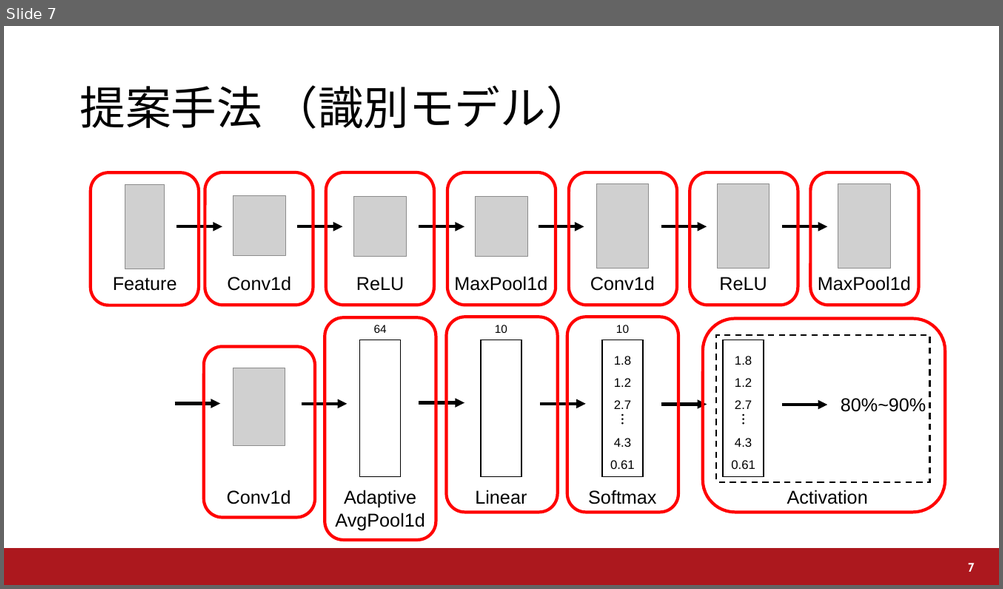
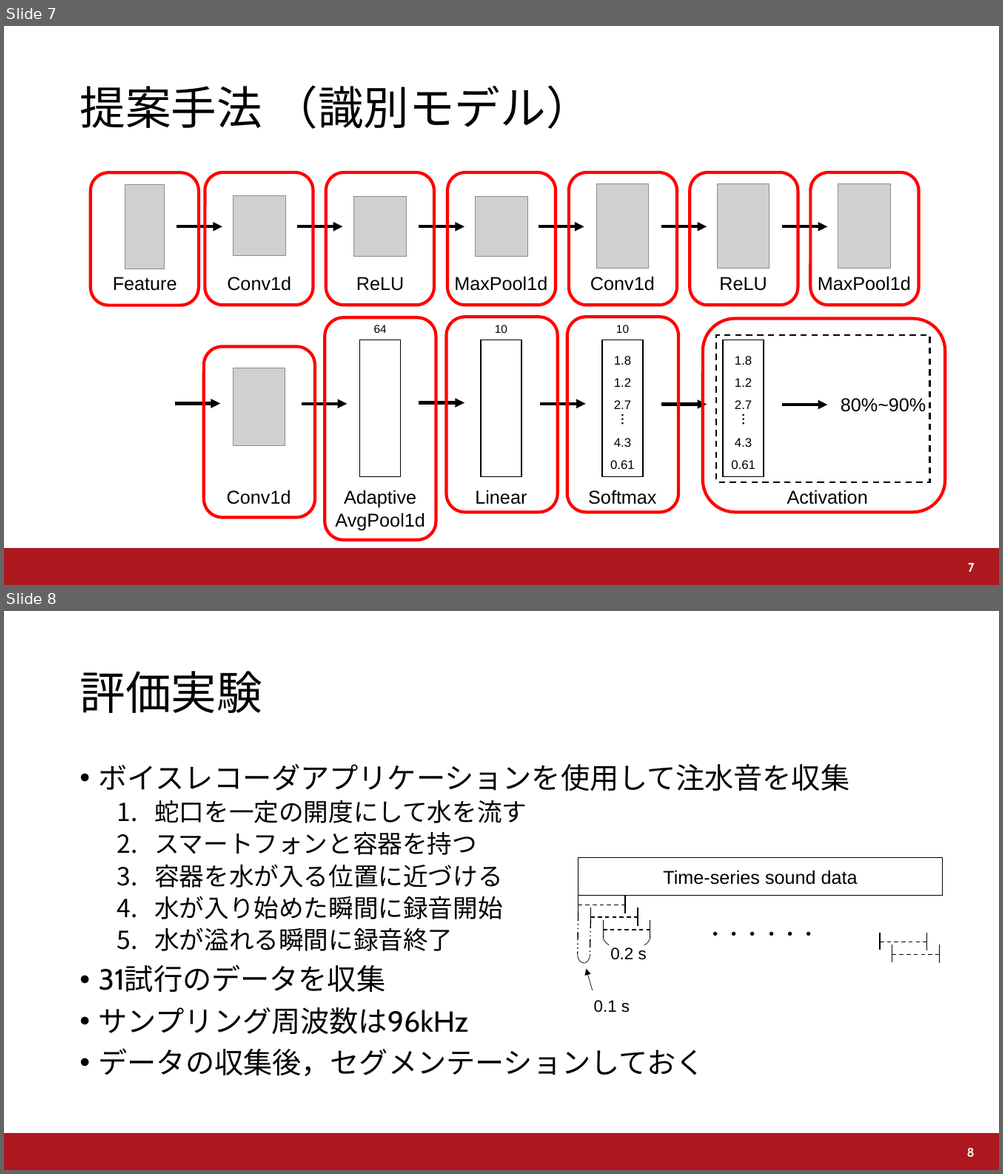
Before and after one commit to a2h1r0/lab, a slide deck: paper/water/UWW2021/UWW2021.pptx. Shown one above the other, each under a label of ours: slide 7 before the commit, slides 7 and 8 after it. The pictures are 1003x589 and 1003x1174 pixels, drawn with LibreOffice and Linux fonts; fonts in the diff are those of the drawing; grey boxes stand for pictures; background and template pictures are left out. Boxes give left, top, right and bottom in pixels: in the first picture for what was removed or moved away, otherwise in the second. Text is boxed around its words. In the diff, an @@ line names an element or a change of style, - is before the commit and + after.

```diff
--- a/paper/water/UWW2021/UWW2021.pptx
+++ b/paper/water/UWW2021/UWW2021.pptx
@@ slide 8 added at (4,611,999,1170), background #FFFFFF; not listed: 1 template element that a slide beside it also shows @@
@@ title added at (79,671,262,713), 44 pt, text #000000 @@
+評価実験
@@ text added at (99,764,850,1076), 28 pt, text #000000 @@
+• ボイスレコーダアプリケーションを使用して注水音を収集
+  1. 蛇口を一定の開度にして水を流す
+  2. スマートフォンと容器を持つ
+  3. 容器を水が入る位置に近づける
+  4. 水が入り始めた瞬間に録音開始
+  5. 水が溢れる瞬間に録音終了
+• 31試行のデータを収集
+• サンプリング周波数は96kHz
+• データの収集後，セグメンテーションしておく
@@ group added at (578,858,942,1013): 17 lines, 3 texts, 3 arc (boxed as its full ellipse)s, 1 rectangle, 1 arrow @@
+Time-series sound data
+・・・・・・
+0.2 s
+0.1 s
@@ page number added at (967,1148,974,1158), 12 pt, text #FFFFFF, bold @@
+8
```
